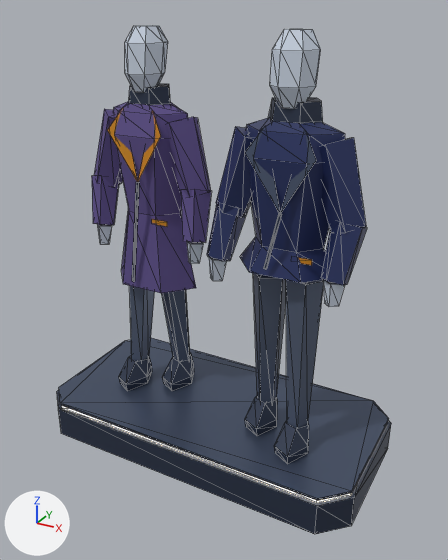
The glTF model public/assets/models/city/mall_mannequin.glb, before and after one commit.
The view is the same before and after, from a camera (50 mm lens) standing at (1.44, -2.55, 2.23) and looking at (0.06, -0.02, 0.97). Every picture has the same lights, and +X, +Y and +Z are marked at lower left. The first picture is the older version. Mesh edges are drawn as thin lines. Where no turn or scale is listed for an object, it has been applied to the vertices. Vertices at exactly the same position are counted once.

Script lines for the objects in view, before the commit:
```python
me_coat = bpy.data.meshes.new('coat')
me_coat.from_pydata(...)  # 70 vertices, 120 faces; spans x -0.777..-0.041, y -0.094..0.215, z 0.84..1.8
me_coat.materials.append(mat_mat_fabric)  # purple #5a4c86
me_lapel_002 = bpy.data.meshes.new('lapel.002')
me_lapel_002.from_pydata(...)  # 21 vertices, 30 faces; spans x -0.88..0.88, y -0.44..0.44, z 0.19..1.78
me_lapel_002.materials.append(mat_mat_metal)  # dark blue #56627a
me_trouser = bpy.data.meshes.new('trouser')
me_trouser.from_pydata(...)  # 40 vertices, 64 faces; spans x -0.076..1.11, y -0.212..0.139, z -0.399..0.403
me_trouser.materials.append(mat_mat_machine)  # greyish blue #5f6a80
ob_coat = bpy.data.objects.new('coat', me_coat)
ob_coat.location = (0.0, 0.0, 0.0)
ob_lapel_002 = bpy.data.objects.new('lapel.002', me_lapel_002)
ob_lapel_002.location = (0.0, 0.0, 0.0)
ob_trouser = bpy.data.objects.new('trouser', me_trouser)
ob_trouser.location = (-0.517, 0.036, 0.695)
# also in view: 'coat.001' at (0.41, -0.07, 1.46); 'lapel' at (0.0, -0.11, 1.49); 'ankle_boot' at (0.0, 0.0, 0.94); 'hand' at (0.0, -0.02, 1.6)
```
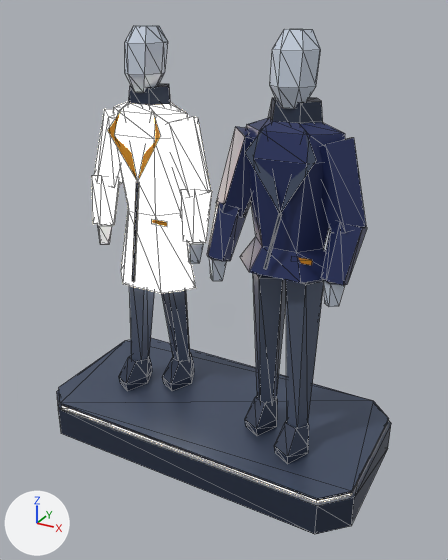
What differs and where, as boxes [x1, y1, x2, y2] in the pictures (448 x 560 px):
```json
{"object": "coat", "change": "reshaped", "before": [92, 101, 211, 293], "after": [62, 101, 351, 502]}
{"part": 1, "of": "me_coat", "change": "recoloured", "before": [92, 101, 211, 293], "after": [92, 101, 211, 293], "on screen": "purple to beige"}
```

Edits to the scene script, one JSON object a line:
```json
{"block": "me_coat", "where": "# used by ob_coat; location = (0.0, 0.0, 0.0)"}
{"op": "remove", "block": "me_coat", "code": "me_coat.from_pydata(...)  # 70 vertices, 120 faces; spans x -0.777..-0.041, y -0.094..0.215, z 0.84..1.8"}
{"op": "add", "block": "me_coat", "code": "me_coat.from_pydata(...)  # 86 vertices, 148 faces; spans x -0.88..0.88, y -0.43..0.43, z 0.17..1.8"}
{"block": "me_coat", "change": "me_coat part 1: 120 faces spanning x -0.777..-0.041, y -0.094..0.215, z 0.84..1.8 switch from mat_mat_fabric (purple #5a4c86) to mat_mat_light_white (beige #fff1d6, glowing beige #fff1d6)"}
{"block": "me_coat", "change": "edits to the shape of me_coat do not show in these pictures"}
```
